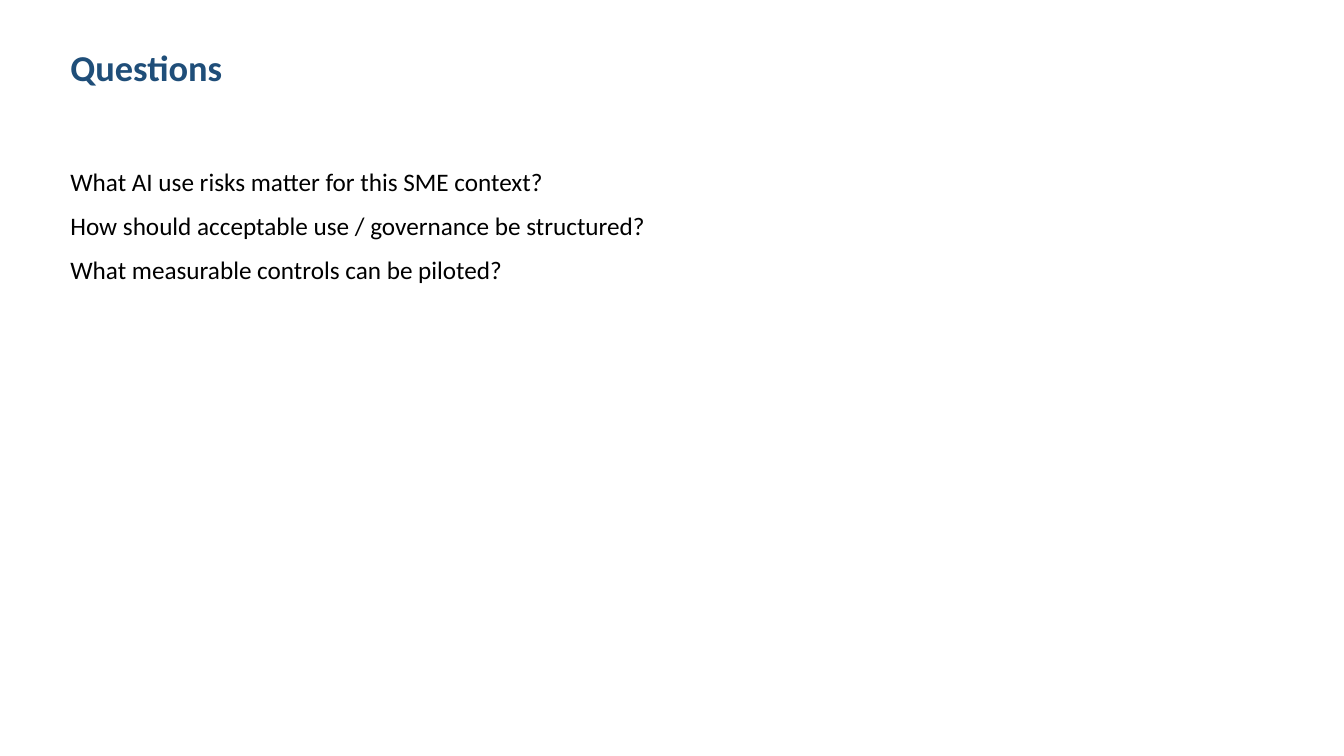
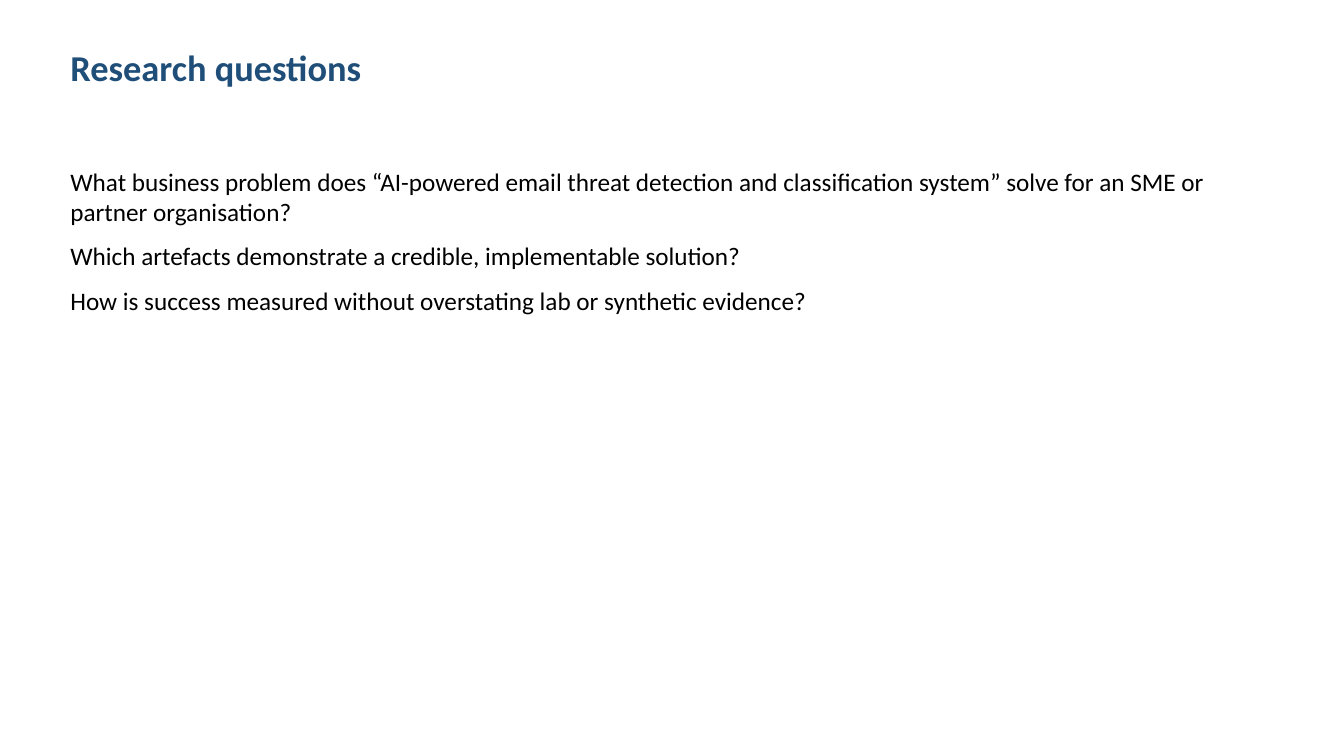
Before and after one commit to shohrabniaz/ai-email-threat-detection, a slide deck: slide 2 of Final_Submission/02_Presentation.pptx. Drawn at 1344x756 pixels with LibreOffice and Linux fonts; fonts in the diff are those of the drawing. Boxes give left, top, right and bottom in pixels: in the first picture for what was removed or moved away, otherwise in the second. Text is boxed around its words. In the diff, an @@ line names an element or a change of style, - is before the commit and + after.

```diff
--- a/Final_Submission/02_Presentation.pptx
+++ b/Final_Submission/02_Presentation.pptx
@@ text at box(70, 55, 361, 87): text changed @@
-Questions
+Research questions
@@ text at box(70, 173, 1203, 315): text changed @@
-What AI use risks matter for this SME context?
-How should acceptable use / governance be structured?
-What measurable controls can be piloted?
+What business problem does “AI-powered email threat detection and classification system” solve for an SME or partner organisation?
+Which artefacts demonstrate a credible, implementable solution?
+How is success measured without overstating lab or synthetic evidence?
```
Also in this commit, not shown: 3 other slides changed, 12 other files.
